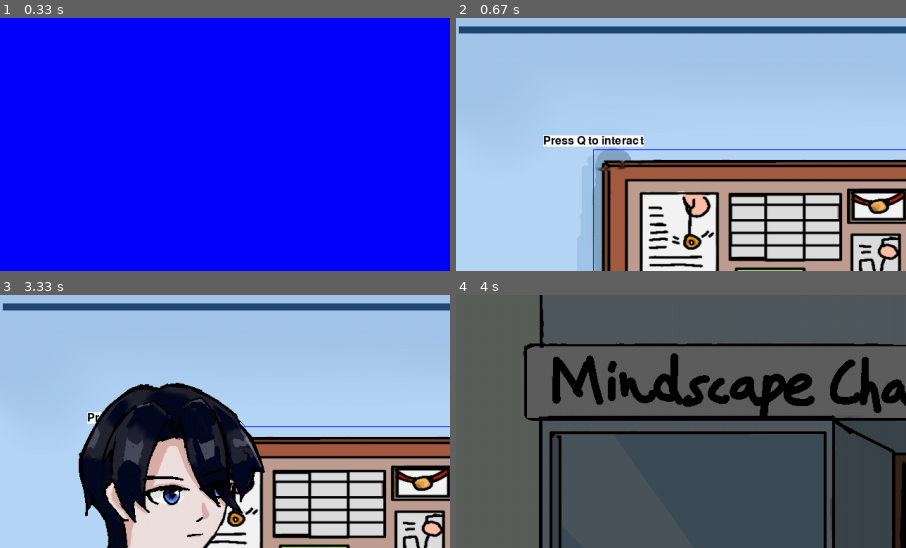
Above: before the commit, frames 1-4 (two rows, left to right).
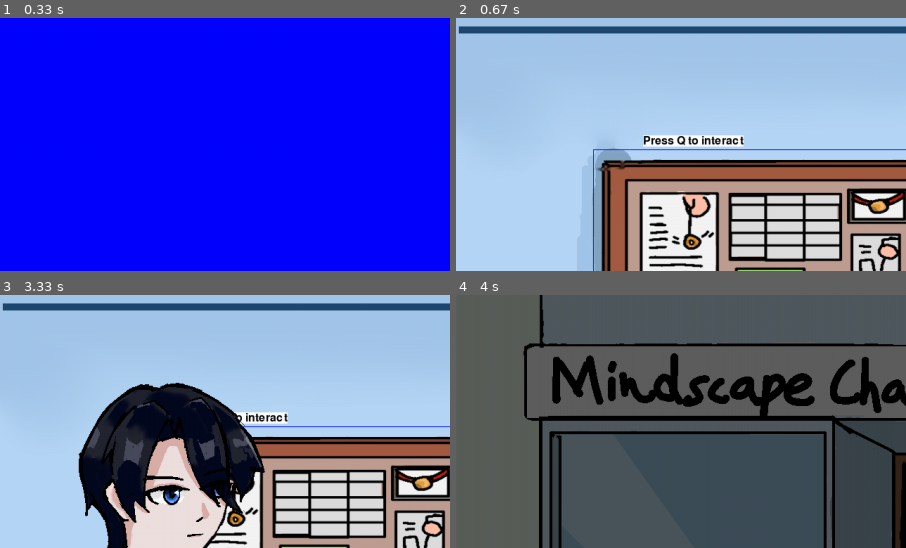
Above: after the commit, the same moments.

Repository: JoyYU271/2510-CSP1123-3-09
Game: pygame game, started from Intro1.py
Two runs of this game, one before a commit and one after it. Both use one fixed random seed, a clock stepped at 60 frames per second and the inputs below.
Inputs:
- Up to frame 1 (0.33 s): no input
- Up to frame 2 (0.67 s): tap L at 0.33 s
- Up to frame 3 (3.33 s): tap Space at 0.67, 3 s; hold Space 1-1.47 s; hold D 1-1.47 s; hold Q 1.5-1.97 s; hold D 1.5-1.97 s
- Up to frame 4 (4 s): tap T at 3.33 s; tap I at 3.67 s
The pictures show only the part of the screen within x 0-50%, y 0-50%; the shares and areas given below are measured in that part.

Frame 1 is identical in both runs. In frame 2, 2.1% of the frame differs, in the area x 19-64%, y 46-51%; in frame 3, 0.7%; in frame 4, nothing differs.

Commit message:
merged Fix and solve-bug-Joy

Diff:
--- a/Intro1.py
+++ b/Intro1.py
@@ -64,9 +64,9 @@
 with open('NPC_dialog/NPC.json', 'r', encoding='utf-8') as f:
         all_dialogues = json.load(f)
 
-print("\n--- DEBUG: After loading all_dialogues ---")
-print(f"Type of all_dialogues: {type(all_dialogues)}")
-print(f"Keys in all_dialogues: {list(all_dialogues.keys())}") # See what top-level keys actually exist
+# print("\n--- DEBUG: After loading all_dialogues ---")
+# print(f"Type of all_dialogues: {type(all_dialogues)}")
+# print(f"Keys in all_dialogues: {list(all_dialogues.keys())}") # See what top-level keys actually exist
 
 if "Zheng" in all_dialogues:
     print("SUCCESS: 'Zheng' key found in all_dialogues.")
@@ -515,7 +515,7 @@
 
         # --- Drawing Logic: Branch based on whether choices are active or normal text ---
         if self.choices_active: # THIS IS THE CRITICAL IF FOR CHOICES
-            print(f"DEBUG (dialog.draw): Choices are ACTIVE. Selected index: {self.selected_choice_index}. (Inside choices_active branch)")
+            # print(f"DEBUG (dialog.draw): Choices are ACTIVE. Selected index: {self.selected_choice_index}. (Inside choices_active branch)")
 
             # Draw speaker name for choice prompt (e.g., "You Decide")
             name_to_display = "You Decide"
@@ -531,7 +531,7 @@
                 if option_y < screen_surface.get_height() - 40:
                     draw_text(screen_surface, option["option"], 30, color, dialog_center_x, option_y, center=True)
         else: # This is the branch for NORMAL TEXT DIALOGUE
-            print(f"DEBUG (dialog.draw): Choices are NOT active. (Inside normal text branch)")
+            # print(f"DEBUG (dialog.draw): Choices are NOT active. (Inside normal text branch)")
             current_line_data = self.current_line_data # Use the pre-fetched current_line_data
 
             if current_line_data: # Only proceed if there's valid text line data
@@ -1986,11 +1986,13 @@
                     self.enter_released = False
                     dialogue_instance_at_frame_start.select_choice(dialogue_instance_at_frame_start.selected_choice_index)
             else: # Handle SPACE key for advancing regular dialogue (when choices are NOT active)
-                if keys[pygame.K_SPACE] and self.space_released:
+                if keys[pygame.K_q] and self.space_released:
                     self.space_released = False
                     if isinstance(dialogue_instance_at_frame_start, ObjectDialogue):
                         dialogue_instance_at_frame_start.handle_space()
-                    elif isinstance(dialogue_instance_at_frame_start, dialog):
+                if keys[pygame.K_SPACE] and self.space_released:
+                    self.space_released = False
+                    if isinstance(dialogue_instance_at_frame_start, dialog):
                         dialogue_instance_at_frame_start.handle_space(self.display, keys)
 
             # --- CRITICAL FIX: Dialogue Reference Management ---
@@ -2018,7 +2020,7 @@
             # points to *after* all event handling and potential replacements within this frame.
             if self.current_dialogue_ref.current_dialogue: # Check the global reference AGAIN right before drawing
                 self.current_dialogue_ref.current_dialogue.draw(self.display)
-                print(f"DEBUG (Rooms.run): Drawing active dialogue: {type(self.current_dialogue_ref.current_dialogue).__name__}")
+                # print(f"DEBUG (Rooms.run): Drawing active dialogue: {type(self.current_dialogue_ref.current_dialogue).__name__}")
             else:
                 print("DEBUG (Rooms.run): No active dialogue to draw this frame (it might have just ended or been replaced by None).")
         # End of 'if dialogue_instance_at_frame_start' block
@@ -2034,7 +2036,7 @@
             for obj in near_obj:
                 # Calculate screen position based on camera offset
                 screen_pos = obj.rect.topleft - camera_group.offset # Use camera_group.offset
-                self.display.blit(text_surf, (screen_pos.x - text_surf.get_width() // 2, screen_pos.y - 20))
+                self.display.blit(text_surf, (screen_pos.x + text_surf.get_width() // 2, screen_pos.y - 20))
 
 
         # --- Draw dialogue if active ---
--- a/save_data.json
+++ b/save_data.json
@@ -1,14 +1,13 @@
 {
     "npc_state": {
         "Dean": {
-            "chapter": "chapter_2",
-            "step": 0
+            "chapter": "chapter_1",
+            "step": 6
         }
     },
     "player_choices": {},
     "flags": {
-        "patient_zheng_talked_to": true,
-        "ending_unlocked_chapter_2": true
+        "dean_cutscene_played": true
     },
     "shown_dialogues": {}
 }
